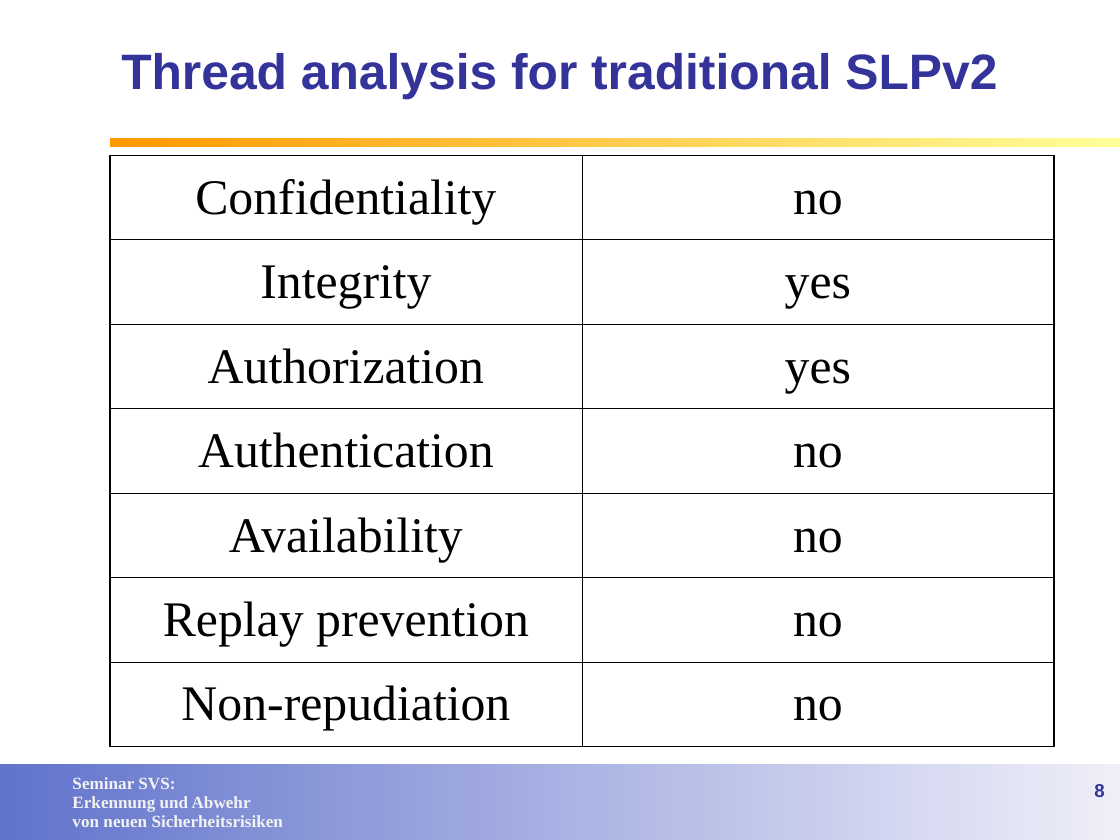
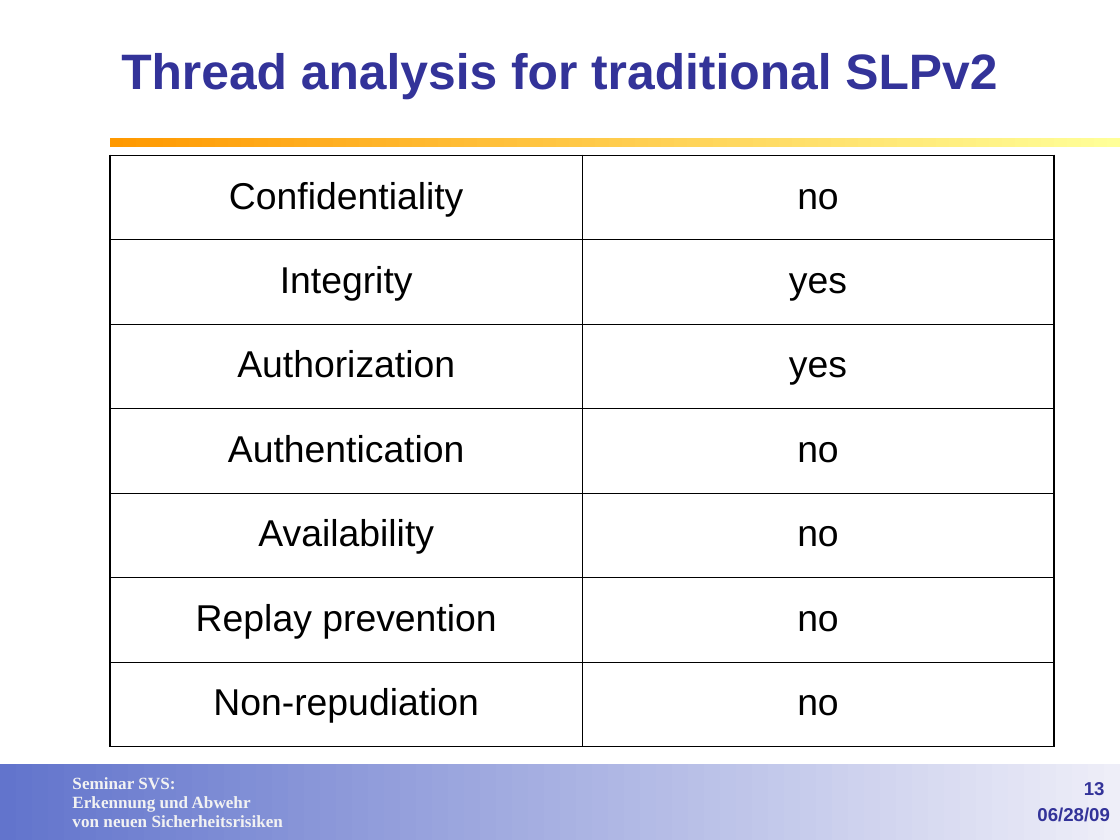
Before and after one commit to lemmy/SecuredSLP, a slide deck: slide 13 of doc/Service Discovery in open networks.ppt (slide 8 before the commit). Drawn at 1120x840 pixels with LibreOffice and Linux fonts; fonts in the diff are those of the drawing; background and template pictures are left out. Boxes give left, top, right and bottom in pixels: in the first picture for what was removed or moved away, otherwise in the second. Text is boxed around its words. In the diff, an @@ line names an element or a change of style, - is before the commit and + after.

```diff
--- a/doc/Service Discovery in open networks.ppt
+++ b/doc/Service Discovery in open networks.ppt
@@ table at box(110, 156, 1053, 747) @@
@@ size 32 to 24 pt, font Times New Roman to Arial @@
@@ line spacing 1 to 0.93 @@
@@ less space between paragraphs @@
@@ text added at box(1037, 807, 1110, 822), 12 pt, text #333399, bold @@
+06/28/09
@@ page number at box(1084, 782, 1105, 795): text changed @@
-8
+13
```
Also in this commit, not shown: 24 other slides changed, 9 slides added, 2 slides removed, 4 other files.
